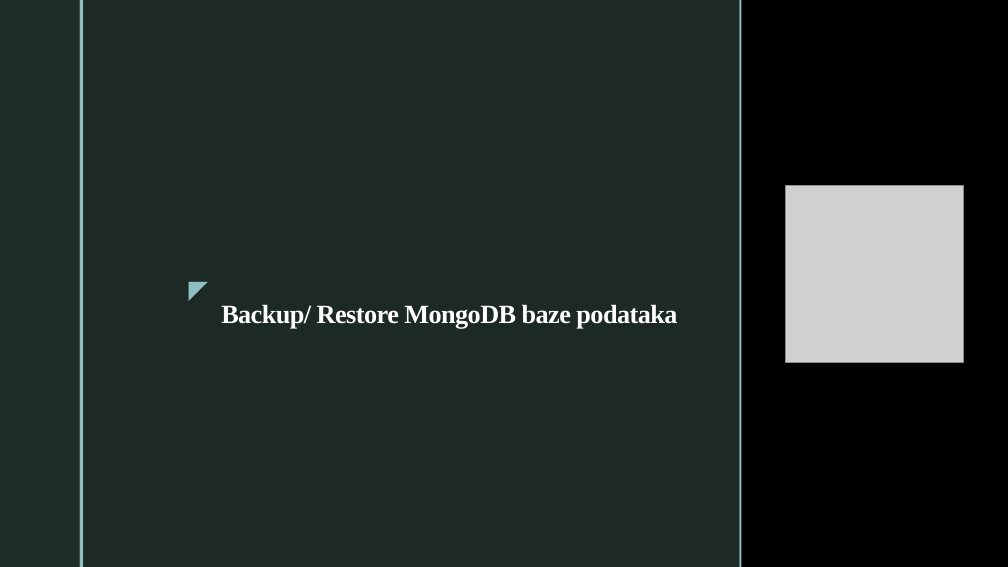
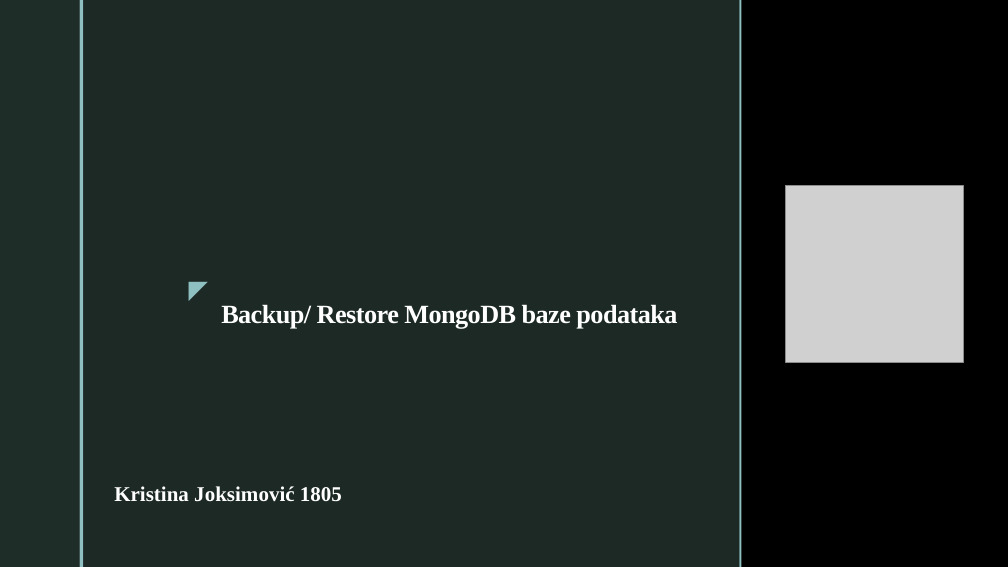
Before and after one commit to kristinajoks/backup-restore-mongodb, a slide deck: slide 1 of Backup i Restore MongoDB.pptx. Drawn at 1008x567 pixels with LibreOffice and Linux fonts; fonts in the diff are those of the drawing; grey boxes stand for pictures; background and template pictures are left out. Boxes give left, top, right and bottom in pixels: in the first picture for what was removed or moved away, otherwise in the second. Text is boxed around its words. In the diff, an @@ line names an element or a change of style, - is before the commit and + after.

```diff
--- a/Backup i Restore MongoDB.pptx
+++ b/Backup i Restore MongoDB.pptx
@@ text added at [114,486,342,502], 20 pt, text #FFFFFF, bold @@
+Kristina Joksimović 1805
```
Also in this commit, not shown: 1 other slide changed, 1 other file.
